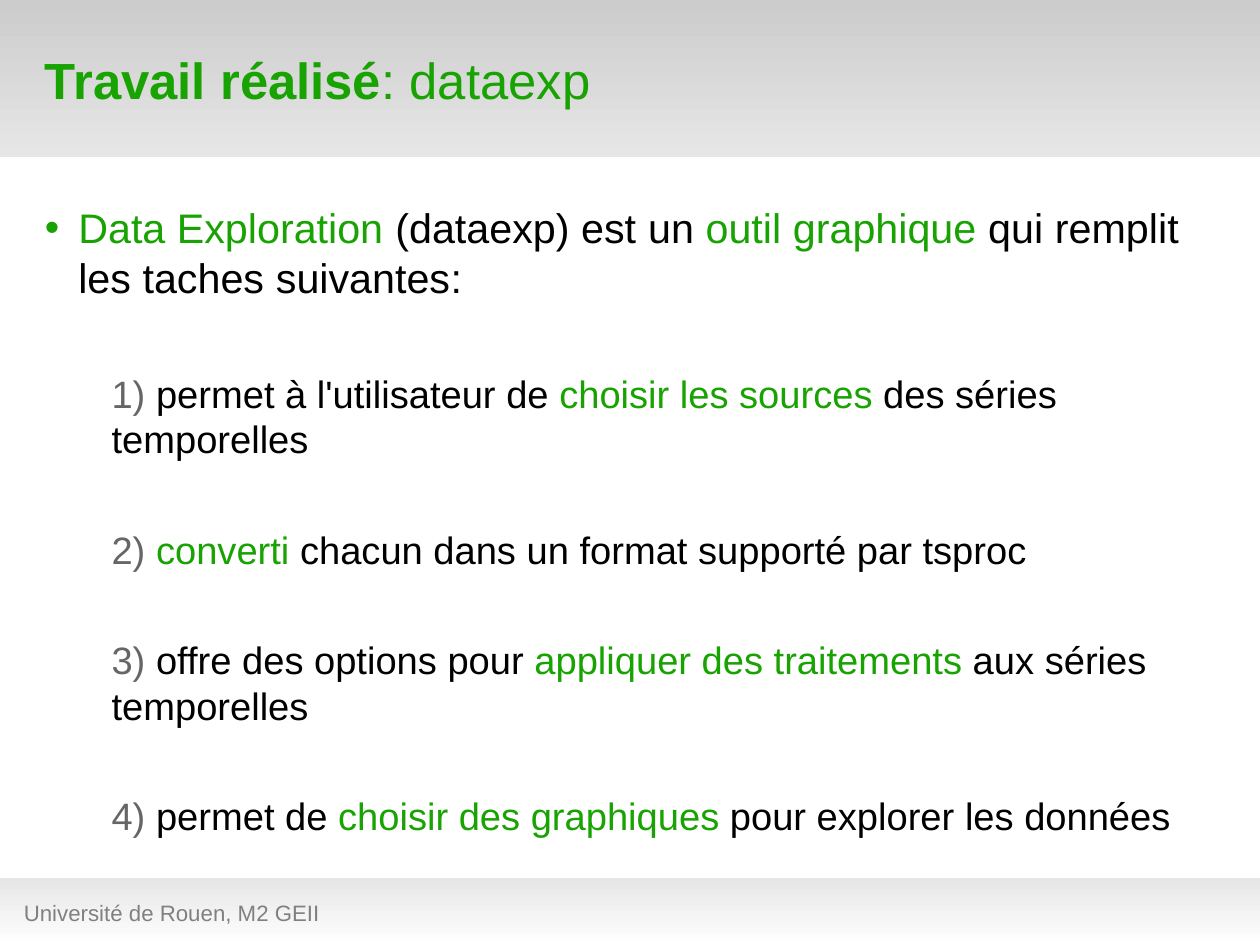
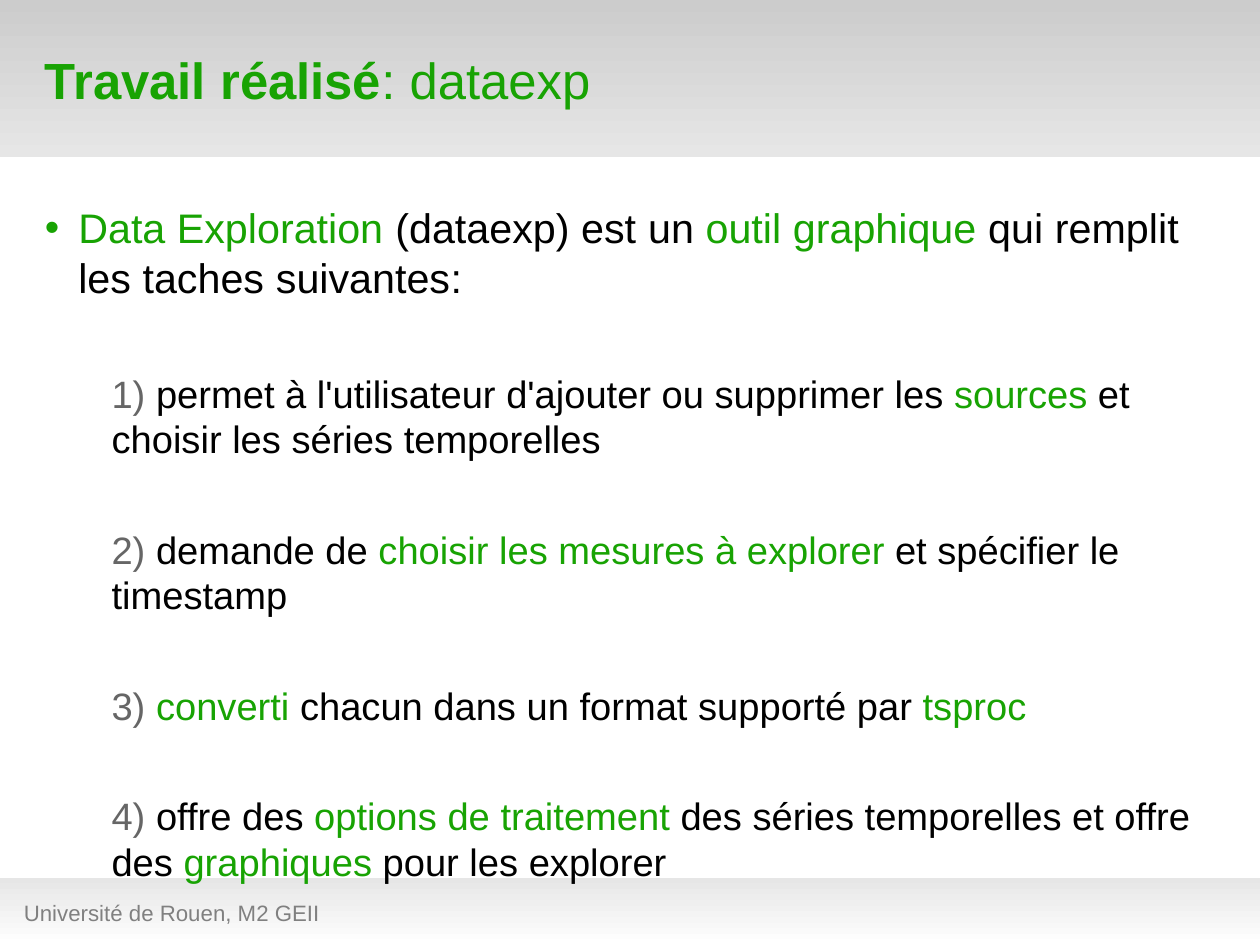
Before and after one commit to hanzenok/dataexp, a slide deck: slide 16 of presentation/test_green7.odp. Drawn at 1260x945 pixels with LibreOffice and Linux fonts; fonts in the diff are those of the drawing; background and template pictures are left out. Boxes give left, top, right and bottom in pixels: in the first picture for what was removed or moved away, otherwise in the second. Text is boxed around its words. In the diff, an @@ line names an element or a change of style, - is before the commit and + after.

```diff
--- a/presentation/test_green7.odp
+++ b/presentation/test_green7.odp
@@ text at bbox=[112, 380, 1190, 884]: text changed @@
-  1) permet à l'utilisateur de choisir les sources des séries temporelles
-  2) converti chacun dans un format supporté par tsproc
-  3) offre des options pour appliquer des traitements aux séries temporelles
-  4) permet de choisir des graphiques pour explorer les données
+  1) permet à l'utilisateur d'ajouter ou supprimer les sources et choisir les séries temporelles
+  2) demande de choisir les mesures à explorer et spécifier le timestamp
+  3) converti chacun dans un format supporté par tsproc
+  4) offre des options de traitement des séries temporelles et offre des graphiques pour les explorer
```
Also in this commit, not shown: 6 other slides changed, 1 slide added, 2 other files.
